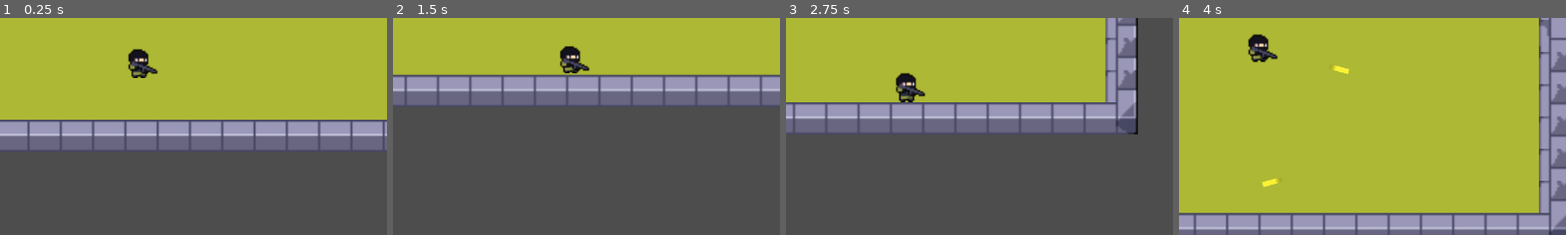
Above: before the commit, frames 1-4 (left to right).
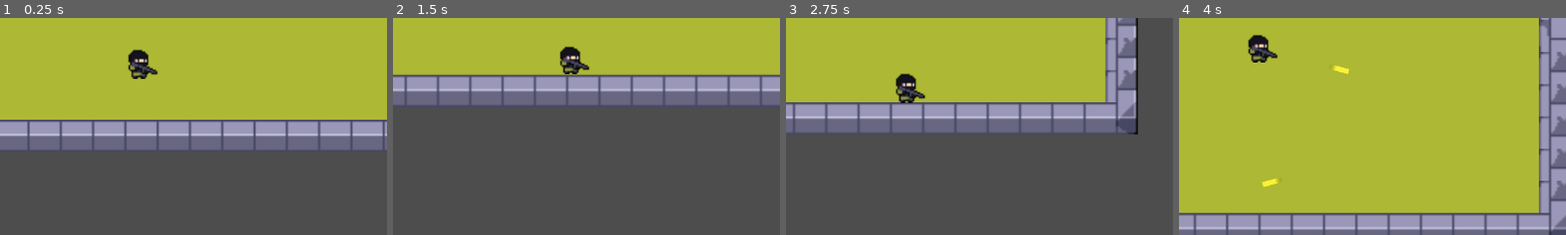
Above: after the commit, the same moments.

Repository: joseph-tighe/ricochet
Game: Godot game, scene res://lvl_1.tscn
Same seed, same stepped clock (60 frames per second), same inputs: the game is played once before the commit and once after it. The engine's default icon, where the game draws it, is replaced by a stand-in: a white triangle on a blue panel in a dark square.
Inputs (mouse positions are % of the whole screen's width and height, from its top left):
- Up to frame 1 (0.25 s): no input
- Up to frame 2 (1.5 s): move the mouse to (72, 45) at 0.52 s; hold D 0.53-1.28 s; hold Space (shoot) 0.53-1.28 s; move the mouse to (30, 55) at 1.27 s; hold S from 1.28 s (still down); tap Space (shoot) at 1.35 s
- Up to frame 3 (2.75 s): move the mouse to (60, 28) at 2.02 s; release S at 2.03 s; hold D from 2.03 s (still down); hold Space (shoot) from 2.03 s (still down)
- Up to frame 4 (4 s): move the mouse to (45, 70) at 2.77 s; release D at 2.78 s; release Space (shoot) at 2.78 s; hold W 2.78-3.53 s; tap Space (shoot) at 2.85 s; move the mouse to (80, 65) at 3.52 s; hold A from 3.53 s (still down); hold Space (shoot) from 3.53 s (still down)
The pictures show only the part of the screen within x 32-82%, y 39-89%; the shares and areas given below are measured in that part.

The runs differ from the first frame. In frame 1, 0.3% of the frame differs, in the area x 33-41%, y 14-29%; in frame 2, 0.3%; in frame 3, 0.4%, in the area x 28-37%, y 25-40%; in frame 4, 0.3%.

Commit message:
added animationsss

Diff:
--- a/player.tscn
+++ b/player.tscn
@@ -3,8 +3,11 @@
 [ext_resource type="Script" uid="uid://ybmqsyq5qadj" path="res://character_body_2d.gd" id="1_i3pqv"]
 [ext_resource type="PackedScene" path="res://bullet.tscn" id="2_hqtel"]
 [ext_resource type="Texture2D" uid="uid://bh6a0ri8vwx1t" path="res://assets/craftpix-net-942642-free-urban-shooter-top-down-pixel-art-mini-game-kit/Characters/Character_3/Idle.png" id="3_sweqy"]
+[ext_resource type="Texture2D" uid="uid://biojfbhwpgwns" path="res://assets/craftpix-net-942642-free-urban-shooter-top-down-pixel-art-mini-game-kit/Characters/Character_3/Walk.png" id="4_dw050"]
 [ext_resource type="Script" uid="uid://c5pj1vh036cyl" path="res://UI.gd" id="4_sweqy"]
 [ext_resource type="PackedScene" uid="uid://p36u4xvowucm" path="res://healthBar.tscn" id="5_2hs0m"]
+[ext_resource type="Texture2D" uid="uid://djjprclf7aqnv" path="res://assets/craftpix-net-942642-free-urban-shooter-top-down-pixel-art-mini-game-kit/Characters/Character_3/Shot.png" id="5_b26j0"]
+[ext_resource type="Texture2D" uid="uid://bkeoqndhhxi7a" path="res://assets/craftpix-net-942642-free-urban-shooter-top-down-pixel-art-mini-game-kit/Characters/Character_3/Walk+Shot.png" id="6_n7ghd"]
 
 [sub_resource type="AtlasTexture" id="AtlasTexture_2hs0m"]
 atlas = ExtResource("3_sweqy")
@@ -20,6 +23,54 @@
 
 [sub_resource type="AtlasTexture" id="AtlasTexture_b26j0"]
 atlas = ExtResource("3_sweqy")
+region = Rect2(96, 0, 32, 32)
+
+[sub_resource type="AtlasTexture" id="AtlasTexture_nvl01"]
+atlas = ExtResource("4_dw050")
+region = Rect2(0, 0, 32, 32)
+
+[sub_resource type="AtlasTexture" id="AtlasTexture_ivps1"]
+atlas = ExtResource("4_dw050")
+region = Rect2(32, 0, 32, 32)
+
+[sub_resource type="AtlasTexture" id="AtlasTexture_urp6f"]
+atlas = ExtResource("4_dw050")
+region = Rect2(64, 0, 32, 32)
+
+[sub_resource type="AtlasTexture" id="AtlasTexture_bwjto"]
+atlas = ExtResource("4_dw050")
+region = Rect2(96, 0, 32, 32)
+
+[sub_resource type="AtlasTexture" id="AtlasTexture_606se"]
+atlas = ExtResource("5_b26j0")
+region = Rect2(0, 0, 32, 32)
+
+[sub_resource type="AtlasTexture" id="AtlasTexture_u1c27"]
+atlas = ExtResource("5_b26j0")
+region = Rect2(32, 0, 32, 32)
+
+[sub_resource type="AtlasTexture" id="AtlasTexture_op7ga"]
+atlas = ExtResource("5_b26j0")
+region = Rect2(64, 0, 32, 32)
+
+[sub_resource type="AtlasTexture" id="AtlasTexture_q13i1"]
+atlas = ExtResource("5_b26j0")
+region = Rect2(96, 0, 32, 32)
+
+[sub_resource type="AtlasTexture" id="AtlasTexture_pylmc"]
+atlas = ExtResource("6_n7ghd")
+region = Rect2(0, 0, 32, 32)
+
+[sub_resource type="AtlasTexture" id="AtlasTexture_pbfsw"]
+atlas = ExtResource("6_n7ghd")
+region = Rect2(32, 0, 32, 32)
+
+[sub_resource type="AtlasTexture" id="AtlasTexture_5tmop"]
+atlas = ExtResource("6_n7ghd")
+region = Rect2(64, 0, 32, 32)
+
+[sub_resource type="AtlasTexture" id="AtlasTexture_7ahtn"]
+atlas = ExtResource("6_n7ghd")
 region = Rect2(96, 0, 32, 32)
 
 [sub_resource type="SpriteFrames" id="SpriteFrames_xq0jv"]
@@ -40,6 +91,57 @@
 "loop": 1,
 "name": &"idle",
 "speed": 5.0
+}, {
+"frames": [{
+"duration": 0.25,
+"texture": SubResource("AtlasTexture_nvl01")
+}, {
+"duration": 0.25,
+"texture": SubResource("AtlasTexture_ivps1")
+}, {
+"duration": 0.25,
+"texture": SubResource("AtlasTexture_urp6f")
+}, {
+"duration": 0.25,
+"texture": SubResource("AtlasTexture_bwjto")
+}],
+"loop": 1,
+"name": &"running",
+"speed": 5.0
+}, {
+"frames": [{
+"duration": 0.25,
+"texture": SubResource("AtlasTexture_606se")
+}, {
+"duration": 0.25,
+"texture": SubResource("AtlasTexture_u1c27")
+}, {
+"duration": 0.25,
+"texture": SubResource("AtlasTexture_op7ga")
+}, {
+"duration": 0.25,
+"texture": SubResource("AtlasTexture_q13i1")
+}],
+"loop": 1,
+"name": &"shooting",
+"speed": 5.0
+}, {
+"frames": [{
+"duration": 0.25,
+"texture": SubResource("AtlasTexture_pylmc")
+}, {
+"duration": 0.25,
+"texture": SubResource("AtlasTexture_pbfsw")
+}, {
+"duration": 0.25,
+"texture": SubResource("AtlasTexture_5tmop")
+}, {
+"duration": 0.25,
+"texture": SubResource("AtlasTexture_7ahtn")
+}],
+"loop": 1,
+"name": &"shooting+running",
+"speed": 5.0
 }]
 
 [sub_resource type="RectangleShape2D" id="RectangleShape2D_2hs0m"]
@@ -52,12 +154,12 @@
 Bullet = ExtResource("2_hqtel")
 
 [node name="AnimatedSprite2D" type="AnimatedSprite2D" parent="CharacterBody2D" unique_id=694222275]
-position = Vector2(0, -15)
+position = Vector2(0, -14)
 scale = Vector2(2.25, 2.25)
 sprite_frames = SubResource("SpriteFrames_xq0jv")
-animation = &"idle"
+animation = &"running"
 autoplay = "idle"
-frame_progress = 0.5115314
+frame_progress = 0.5473417
 
 [node name="CollisionShape2D" type="CollisionShape2D" parent="CharacterBody2D" unique_id=260321108]
 shape = SubResource("RectangleShape2D_2hs0m")
